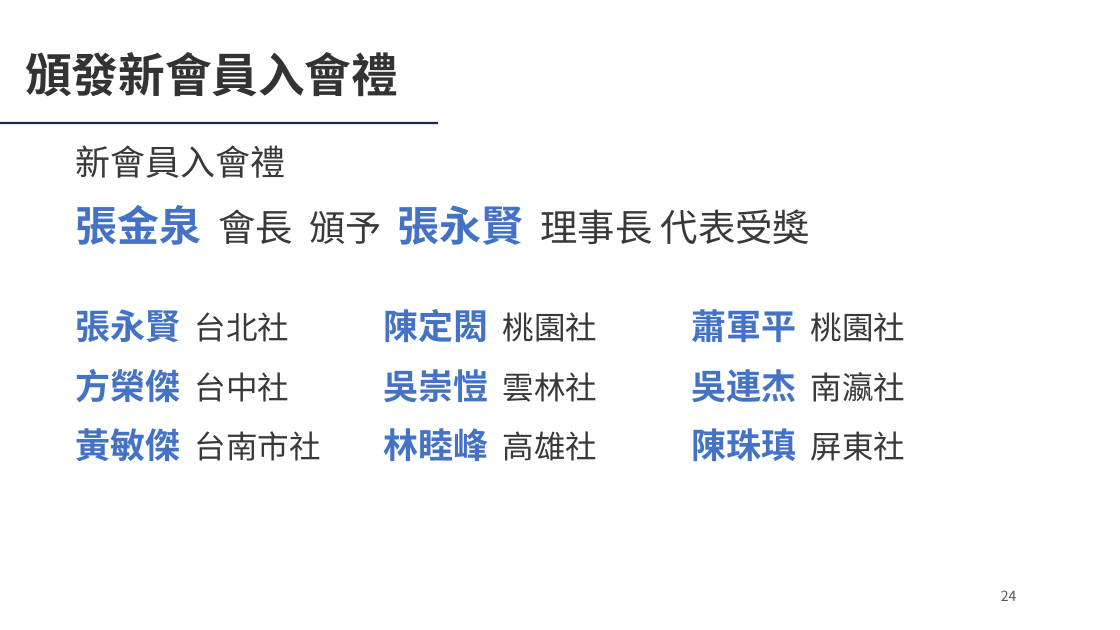
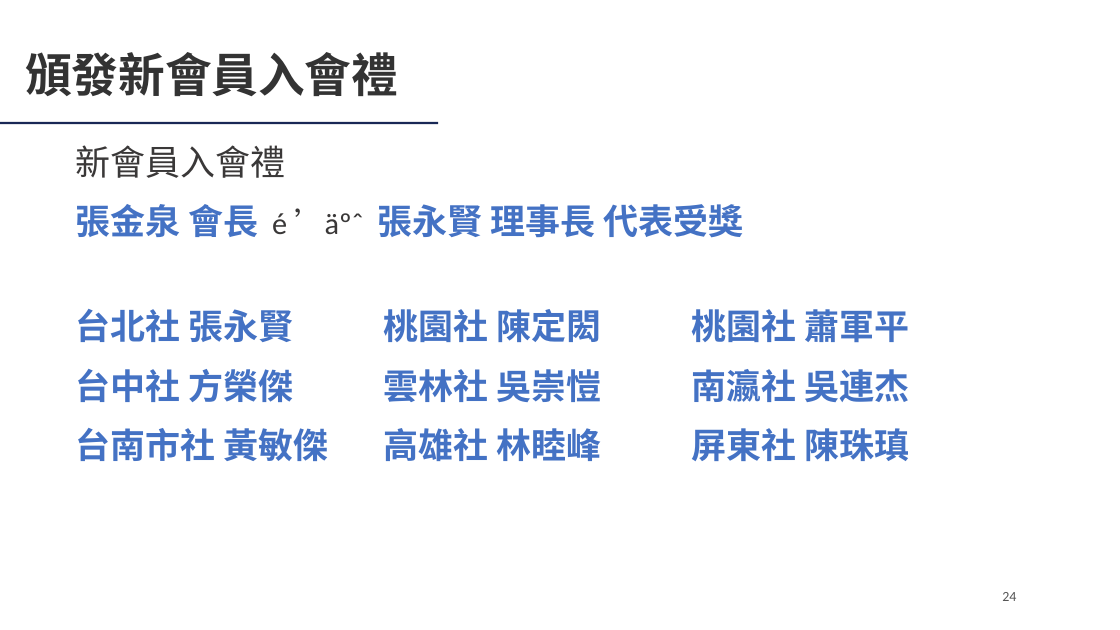
Before and after one commit to Ericliang680928/IAA, a slide deck: slide 24 of 20261204/agm/IAA會員大會簡報_20261204.pptx. Drawn at 1120x630 pixels with LibreOffice and Linux fonts; fonts in the diff are those of the drawing; background and template pictures are left out. Boxes give left, top, right and bottom in pixels: in the first picture for what was removed or moved away, otherwise in the second. Text is boxed around its words. In the diff, an @@ line names an element or a change of style, - is before the commit and + after.

```diff
--- a/20261204/agm/IAA會員大會簡報_20261204.pptx
+++ b/20261204/agm/IAA會員大會簡報_20261204.pptx
@@ text at [76, 204, 743, 238]: text changed; size 32 to 30 pt; font Noto Sans CJK SC to Calibri; text colour #3A3838 to #4472C4; bold on @@
-張金泉 會長 頒予 張永賢 理事長 代表受獎
+張金泉 會長 é ’äºˆ 張永賢 理事長 代表受獎
@@ text at [76, 309, 294, 342]: text changed; font Noto Sans CJK SC to Calibri @@
-張永賢 台北社
+台北社 張永賢
@@ text at [384, 309, 601, 342]: text changed; font Noto Sans CJK SC to Calibri @@
-陳定閎 桃園社
+桃園社 陳定閎
@@ text at [692, 309, 910, 343]: text changed; font Noto Sans CJK SC to Calibri @@
-蕭軍平 桃園社
+桃園社 蕭軍平
@@ text at [76, 369, 294, 402]: text changed; font Noto Sans CJK SC to Calibri @@
-方榮傑 台中社
+台中社 方榮傑
@@ text at [384, 369, 601, 402]: text changed; font Noto Sans CJK SC to Calibri @@
-吳崇愷 雲林社
+雲林社 吳崇愷
@@ text at [692, 369, 910, 402]: text changed; font Noto Sans CJK SC to Calibri @@
-吳連杰 南瀛社
+南瀛社 吳連杰
@@ text at [76, 428, 328, 461]: text changed; size 27 to 30 pt; font Noto Sans CJK SC to Calibri; text colour #3A3838 to #4472C4; bold on @@
-黃敏傑 台南市社
+台南市社 黃敏傑
@@ text at [384, 428, 601, 461]: text changed; font Noto Sans CJK SC to Calibri @@
-林睦峰 高雄社
+高雄社 林睦峰
@@ text at [692, 428, 910, 461]: text changed; font Noto Sans CJK SC to Calibri @@
-陳珠瑱 屏東社
+屏東社 陳珠瑱
@@ page number at [1002, 592, 1016, 601]: font Noto Sans CJK SC to Calibri @@
```
Also in this commit, not shown: 36 other slides changed, 1 other file.
